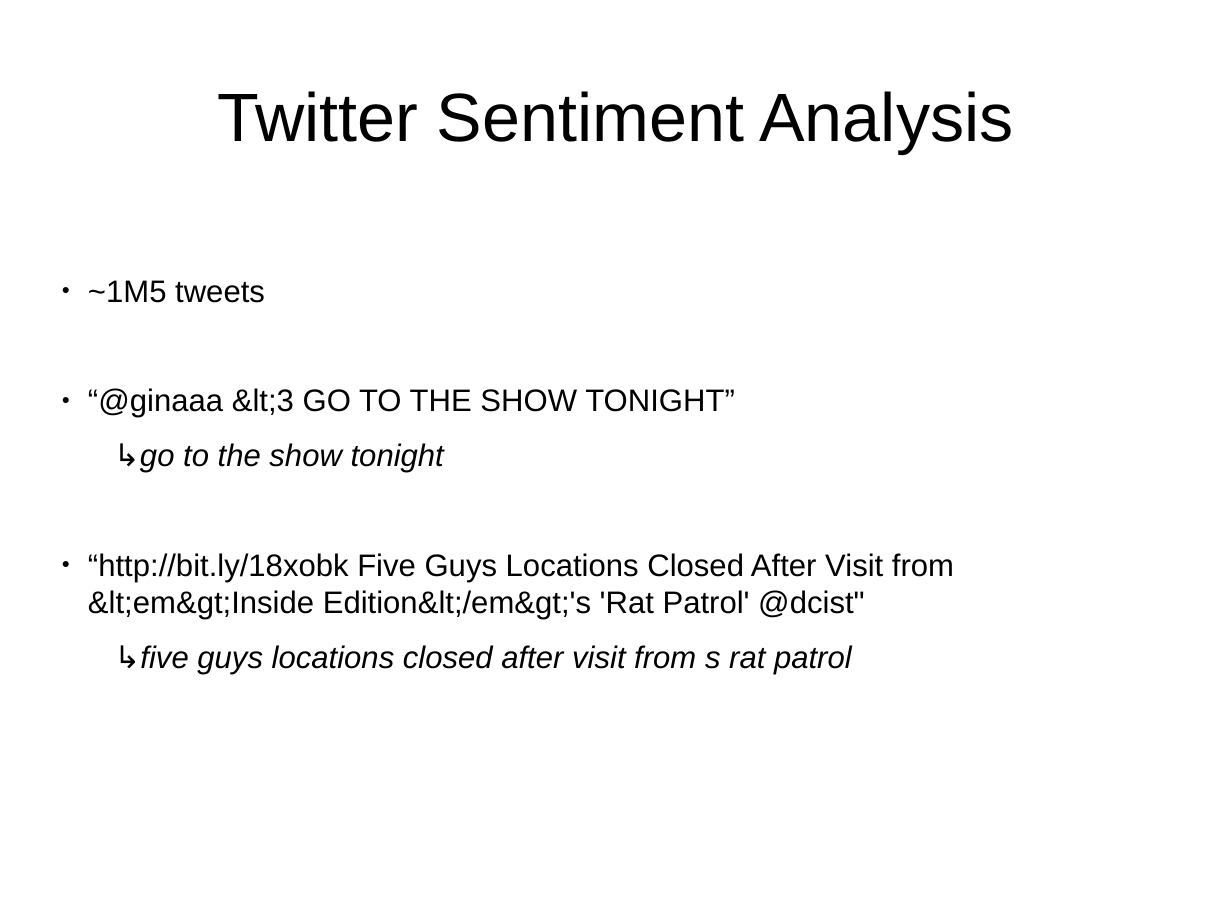
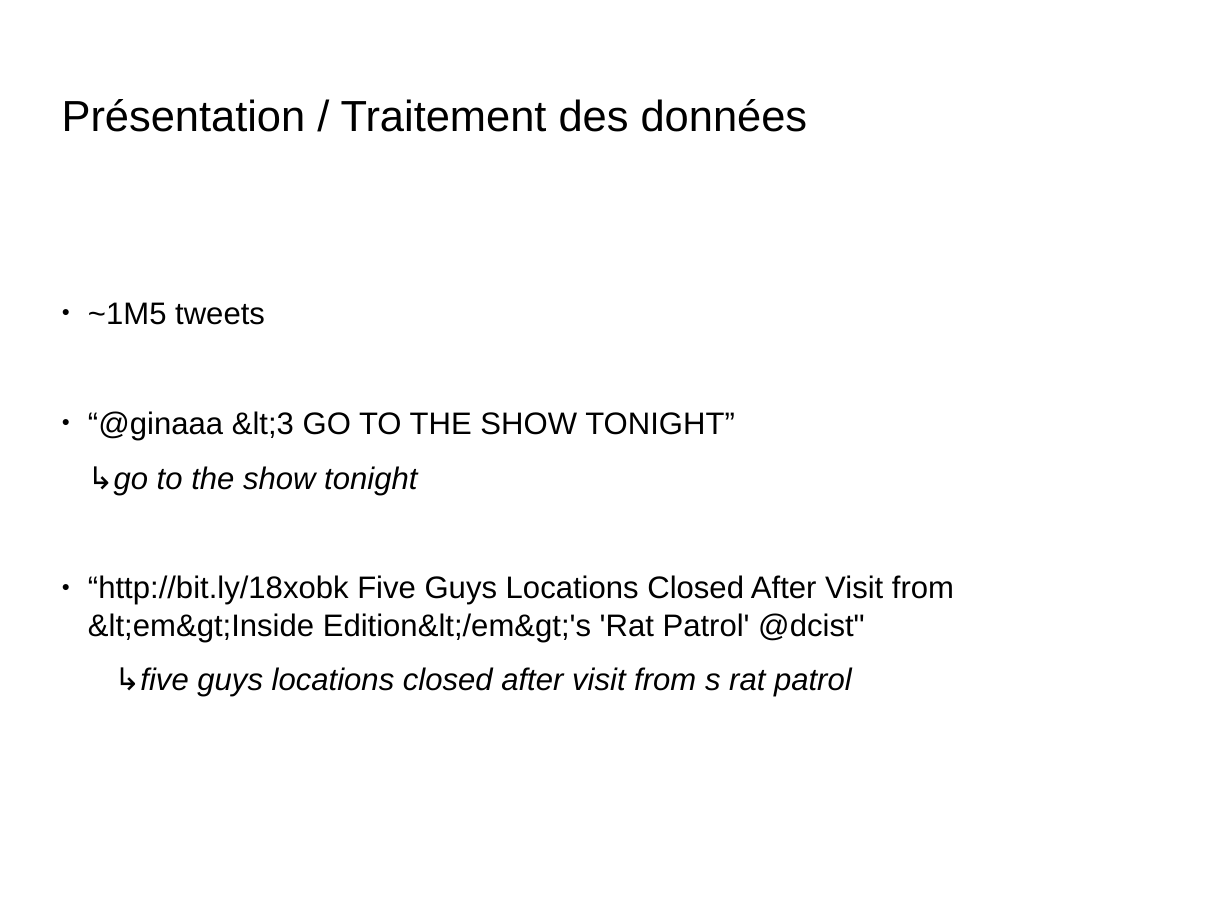
Before and after one commit to Ipsedo/TER_modele_neuronaux, a slide deck: slide 5 of presentation.odp (slide 1 before the commit). Drawn at 1232x924 pixels with LibreOffice and Linux fonts; fonts in the diff are those of the drawing; background and template pictures are left out. Boxes give left, top, right and bottom in pixels: in the first picture for what was removed or moved away, otherwise in the second. Text is boxed around its words. In the diff, an @@ line names an element or a change of style, - is before the commit and + after.

```diff
--- a/presentation.odp
+++ b/presentation.odp
@@ title added at [62,99,808,132], 28 pt, text #000000 @@
+Présentation / Traitement des données
@@ title removed at [217,91,1013,153] @@
-Twitter Sentiment Analysis
@@ subtitle "~1M5 tweets": place and size @@
-subtitle "~1M5 tweets" at [88,280,954,675]
+subtitle "~1M5 tweets" at [88,302,954,697]
@@ subtitle at [88,302,735,495]: indent changed @@
```
Also in this commit, not shown: 3 other slides changed, 5 slides added.
